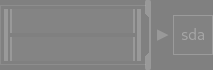
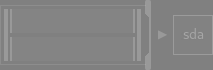
Layered file, before and after one edit (213 × 70). Changes by layer:
painted on "sda" over [181, 28, 204, 40]
painted on "▶" over [157, 29, 168, 41]
